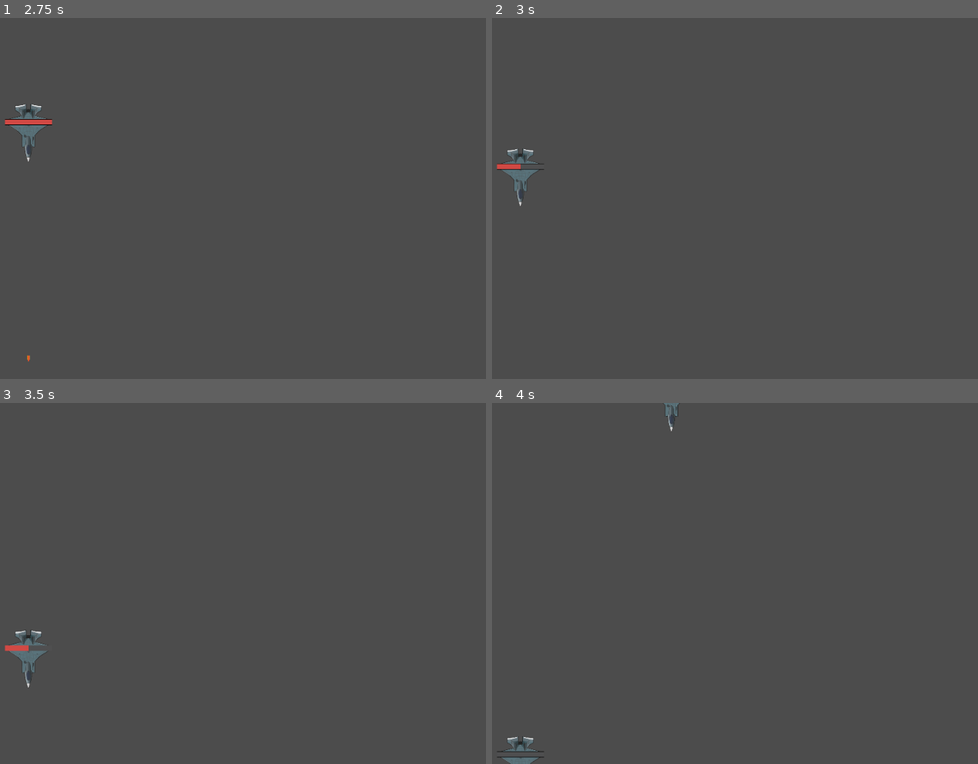
Above: before the commit, frames 1-4 (two rows, left to right).
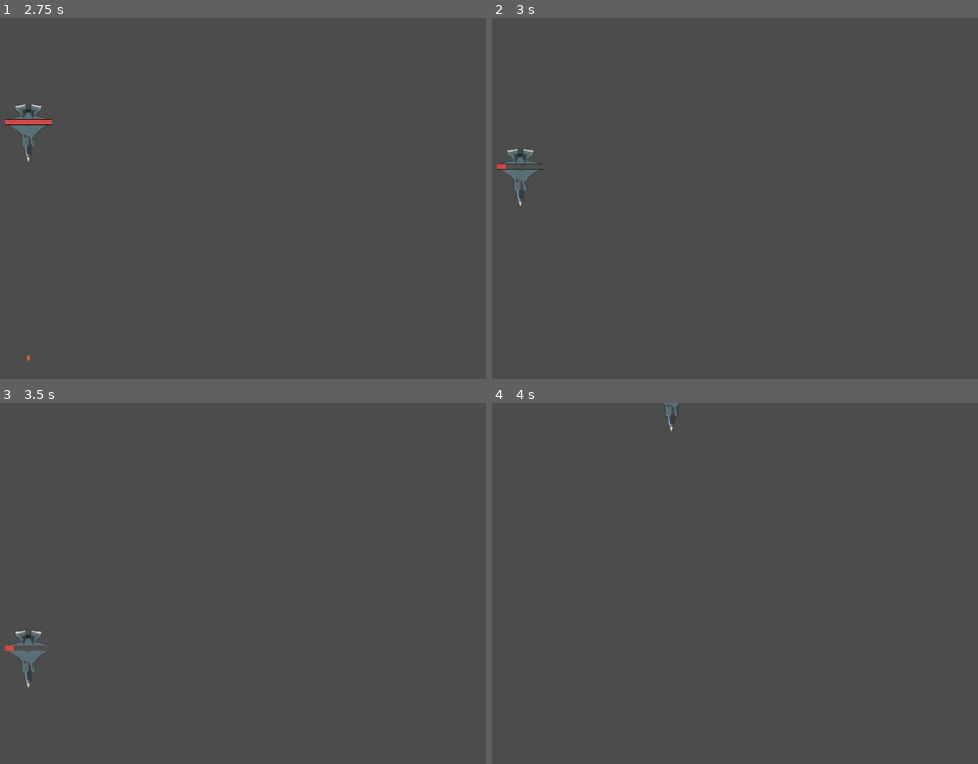
Above: after the commit, the same moments.

Repository: SkrejetCepey/gamedev-planes
Game: Godot game, scene res://Scenes/EnemyTestLocation.tscn
Same seed, same stepped clock (60 frames per second), same inputs: the game is played once before the commit and once after it. The project has no main scene, so this scene is started directly.
Inputs (mouse positions are in pixels of both pictures, inside the frame that each line leads up to):
- Up to frame 1 (2.75 s): tap Enter at 0.5, 2 s; move the mouse to (369, 180) at 0.52 s; tap Space at 1.25 s; move the mouse to (106, 216) at 1.27 s; move the mouse to (296, 119) at 2.02 s
- Up to frame 2 (3 s): move the mouse to (691, 270) at 2.77 s
- Up to frame 3 (3.5 s): no input
- Up to frame 4 (4 s): move the mouse to (909, 637) at 3.52 s

Frame 1 is identical in both runs. In frame 2, less than 0.1% of the frame differs, in the area x 2-6%, y 40-42%; in frame 3, less than 0.1%; in frame 4, 0.2%, in the area x 1-11%, y 92-100%.

Commit message:
Added death system for enemy
-added death system for enemy
-a bit fixes

Diff:
--- a/Scenes/Enemy00.tscn
+++ b/Scenes/Enemy00.tscn
@@ -36,3 +36,4 @@
 rect_scale = Vector2( 0.2, 0.2 )
 [connection signal="screen_exited" from="Visible" to="." method="_on_Visible_screen_exited"]
 [connection signal="timeout" from="EnemyAtackTimer" to="." method="_on_EnemyAtackTimer_timeout"]
+[connection signal="death" from="HealthBarEnemy" to="." method="_on_HealthBarEnemy_death"]
--- a/Scenes/HealthBarEnemy.tscn
+++ b/Scenes/HealthBarEnemy.tscn
@@ -19,3 +19,4 @@
 texture_progress = ExtResource( 4 )
 
 [node name="UpdateTween" type="Tween" parent="."]
+[connection signal="value_changed" from="HealthBar" to="." method="_on_HealthBar_value_changed"]
--- a/Scripts/Enemy00.gd
+++ b/Scripts/Enemy00.gd
@@ -18,5 +18,10 @@
 	add_child(atack)
 	atack.position = $EnemyPos.position
 
-	$HealthBarEnemy.health_updated($HealthBarEnemy/HealthBar.value, 50)
+	$HealthBarEnemy.health_damaged(80)
 	pass
+
+
+func _on_HealthBarEnemy_death():
+	queue_free()
+	pass # Replace with function body.
--- a/Scripts/HealthBarEnemy.gd
+++ b/Scripts/HealthBarEnemy.gd
@@ -1,4 +1,6 @@
 extends Control
+
+signal death
 
 onready var HealthBar = $HealthBar
 onready var UpdateTween = $UpdateTween
@@ -10,12 +12,15 @@
 func _ready():
 	HealthBar.value = 100
 	pass # Replace with function body.
-func health_updated(health, damage):
-	HealthBar.value = health - damage
-	health = HealthBar.value
+func health_damaged(damage):
+	HealthBar.value = HealthBar.value - damage
+	#health = HealthBar.value
 
-	UpdateTween.interpolate_property(HealthBar, "value", HealthBar.value, health, 0.4, Tween.TRANS_SINE, Tween.EASE_IN_OUT)
+	UpdateTween.interpolate_property(HealthBar, "value", HealthBar.value, HealthBar.value, 0.4, Tween.TRANS_SINE, Tween.EASE_IN_OUT)
 	UpdateTween.start()
-# Called every frame. 'delta' is the elapsed time since the previous frame.
-#func _process(delta):
-#	pass
+
+
+func _on_HealthBar_value_changed(value):
+	if (value==0):
+		emit_signal("death")
+	pass # Replace with function body.
